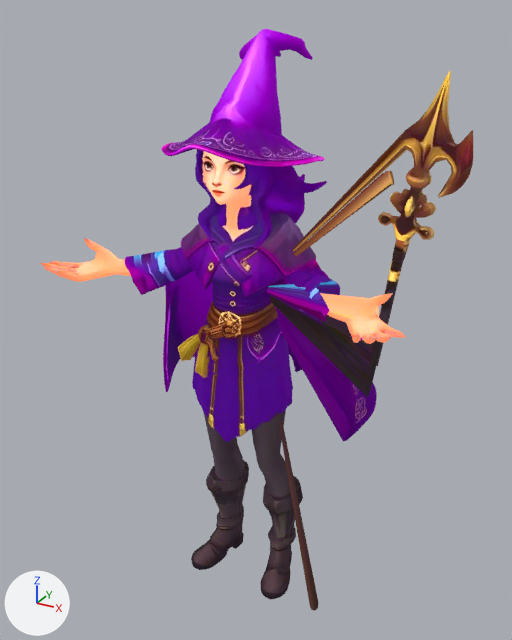
Two versions of the glTF model games/thronedrift/assets/chars/meshy/sorceress/base.glb, one commit apart.
One viewpoint serves both versions: a camera (50 mm lens) standing at (0.942, -1.711, 1.8) and looking at (-0.012, 0.023, 0.933). Arrows for +X, +Y and +Z are at lower left; the lights stay in place. The first picture is the older version. Where no turn or scale is listed for an object, it has been applied to the vertices. Vertices at exactly the same position are counted once.

In view in the first picture: 'char1'.
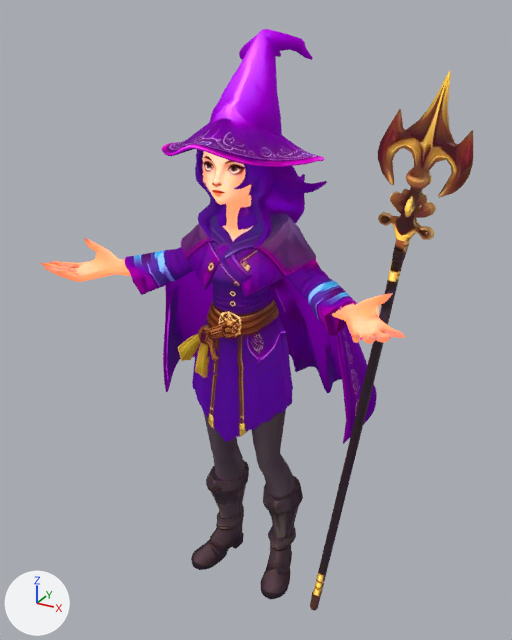
Changed parts and their boxes (x1, y1, x2, y2) in the pictures (512 x 640 px):
part 1 of me_char1, cut back
    before: (267, 130, 406, 609)
    after: (310, 282, 383, 609)
part 2 of me_char1, added
    after: (378, 109, 406, 182)

Edits to the bpy script that builds the scene:
```text
Change me_char1:
    used by ob_char1; location = (0.0, 0.0, 0.0)
    remove me_char1.from_pydata(...)  # 6721 vertices, 13449 faces; spans x -0.6..0.6, y -0.29..0.29, z 0.0..1.75
    add me_char1.from_pydata(...)  # 6970 vertices, 13949 faces; spans x -0.6..0.6, y -0.29..0.29, z 0.0..1.75
    me_char1 part 1: 1 vertex removed from x 0.0, y 0.0, z 1.05; 212 vertices added at x 0.26..0.4, y -0.12..0.02, z 0.07..1.11
    me_char1 part 2: 38 vertices added at x 0.38..0.44, y -0.11..-0.06, z 1.45..1.59
    other edits to the shape of me_char1 do not show in these pictures
```
